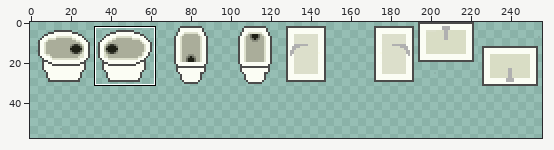
One commit to this sprite sheet: maps/franz.png. Above: a wide view before the commit, with the close-up outlined.
Close-up. Earlier state:
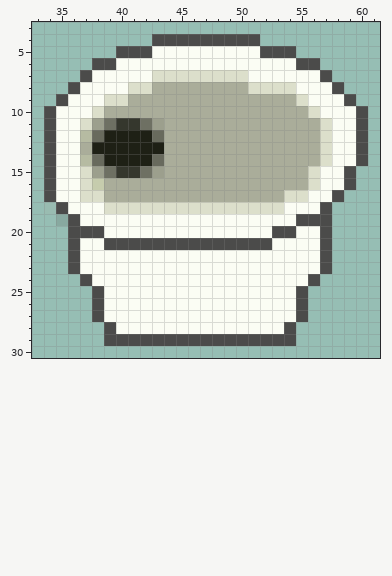
The file is 256x256 pixels. Pixels under 10% opacity are left out. Colours within 5 levels of each other are drawn and written as one. Shown: x 33..61, y 3..30. The wide view leaves out empty margins. The commit also changed other parts of the picture, which this record leaves out.
And afterwards:
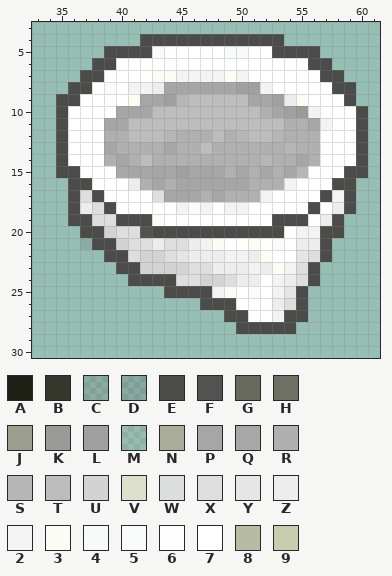
Palette (. is transparent): A #1e2015  B #35372d  C #4b4b4a28  D #4b4b4a2f  E #4b4b4a  F #525251  G #686a5d  H #6e7063  J #9c9f8d  K #9a9a99  L #a0a0a0  M #aaad9a20  N #aaad9a  P #a6a6a6  Q #a8a8a7f8  R #b0b0b0  S #b6b6b6  T #bdbdbd  U #d3d3d3  V #dcdfcb  W #dededef8  X #dedede  Y #e5e5e5  Z #ededed  2 #f3f3f3  3 #fbfdf4  4 #ffffffea  5 #fffffff3  6 #fffffff9  7 #ffffff  8 #b6bba2  9 #c6ccad
Edits made:
Changed rows in their new state; - is an unchanged pixel.
first column x 34:
 4 --------E---------EE-------
 5 -----E---4677774477--EE----
 6 ------7777677777777777-E---
 7 ----E777733222232777777-E--
 8 ---E75722ZPPPPPPLL277777-E-
 9 --E77673PPLSTTTTTPPLZ3777--
10 .E7777PPPTTTTTTTTTRPLK2777-
11 .E777PPTTTTTTTTTTTTTRRP277-
12 .E777RRTTTSRRRTRSTTSRRR777-
13 .E777PRRRRPRRTRRRRRRSRR777-
14 .E777RPRTRRRRRRRRRSRRPR777-
15 .EE777QPPPPLPPPRPRPRPS777-E
16 ..EE777ZRPRPPPPPPRRR2777E--
17 ..EXE7777XPPPRPRRR27777E2E-
18 ..EZXE7777723272277777E7ZE-
19 -.-EWXEEE-777777777EE-7ZE--
20 --.--UXXFEEEEEEEEEE-722-E--
21 --.CE-UXXZXXZ23773757ZZ----
22 --...EEXUUXYZZZ22Z-77YW----
23 --....EEUUUUXXZZZ2Z-2XE.---
24 ---....EEEEXXUUXZZ72ZX-----
25 ----......EEEE2-7572Y------
26 ----.........EEE777ZX------
27 ----...........EE772E------
28 -----...........EEEE-------
29 -----................------
Boxes around the changes in both close-ups, in picture pixels (x1, y1, x2, y2):
changed: (44, 34, 368, 346)
